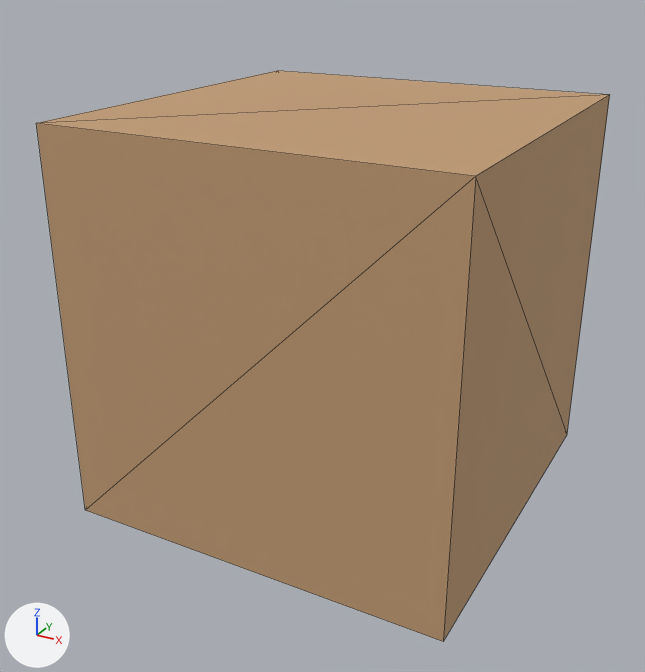
The glTF model public/model/quaternius/props/Bookshelf.glb: old version first, new version second.
The view is the same before and after, from a camera (50 mm lens) standing at (0.989, -1.92, 1.356) and looking at (-0.026, -0.076, 0.434). Every picture has the same lights, and +X, +Y and +Z are marked at lower left. The older version comes first. Mesh edges are drawn as thin lines. Vertices at exactly the same position are counted once.

The first picture shows 'filler_Bookshelf'.
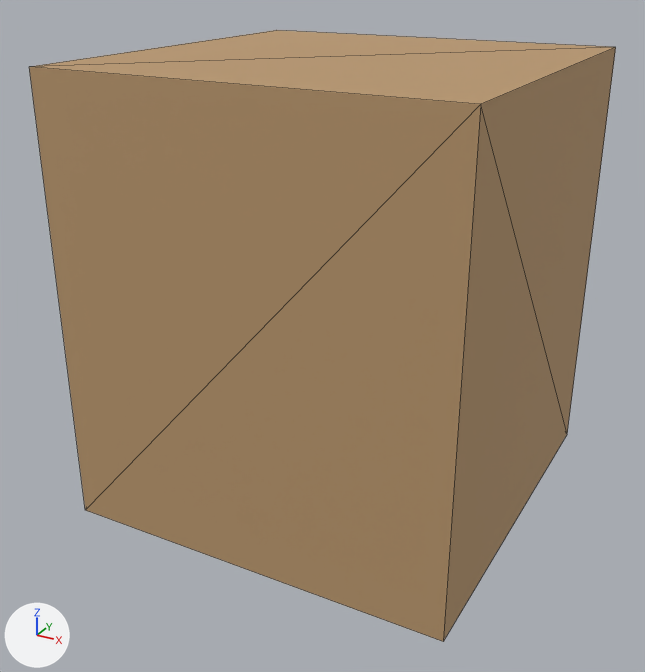
The newer file is also rescaled (x0.85), turned or shifted as a whole; pictures and numbers use the older file's frame.

Pixel boxes [x1, y1, x2, y2] of what changed, in the pictures (645 x 672 px):
```json
{"object": "filler_Bookshelf", "change": "reshaped", "before": [36, 71, 610, 641], "after": [29, 30, 616, 641], "on screen": "7% taller"}
```

Scene script edits in JSON lines:
```json
{"block": "me_bookshelf", "where": "# used by ob_filler_bookshelf; location = (0.0, 0.0, 0.0)"}
{"block": "me_bookshelf", "where": "# before: 1 (0.5, 0.5, 1.0) at pixel (609, 94), 2 (0.5, -0.5, 1.0) at pixel (475, 176), 5 (-0.5, -0.5, 1.0) at pixel (36, 123), 6 (-0.5, 0.5, 1.0) at pixel (277, 70)"}
{"op": "remove", "block": "me_bookshelf", "code": "me_bookshelf.from_pydata(...)  # 8 vertices, 12 faces; spans x -0.5..0.5, y -0.5..0.5, z 0.0..1.0"}
{"op": "add", "block": "me_bookshelf", "code": "me_bookshelf.from_pydata(...)  # 8 vertices, 12 faces; spans x -0.5..0.5, y -0.5..0.5, z 0.0..1.118"}
{"block": "me_bookshelf", "change": "me_bookshelf part 1"}
{"op": "add", "block": "me_bookshelf", "code": "for i in [1, 2, 5, 6]: me_bookshelf.vertices[i].co += Vector((0.0, 0.0, 0.118))"}
```
